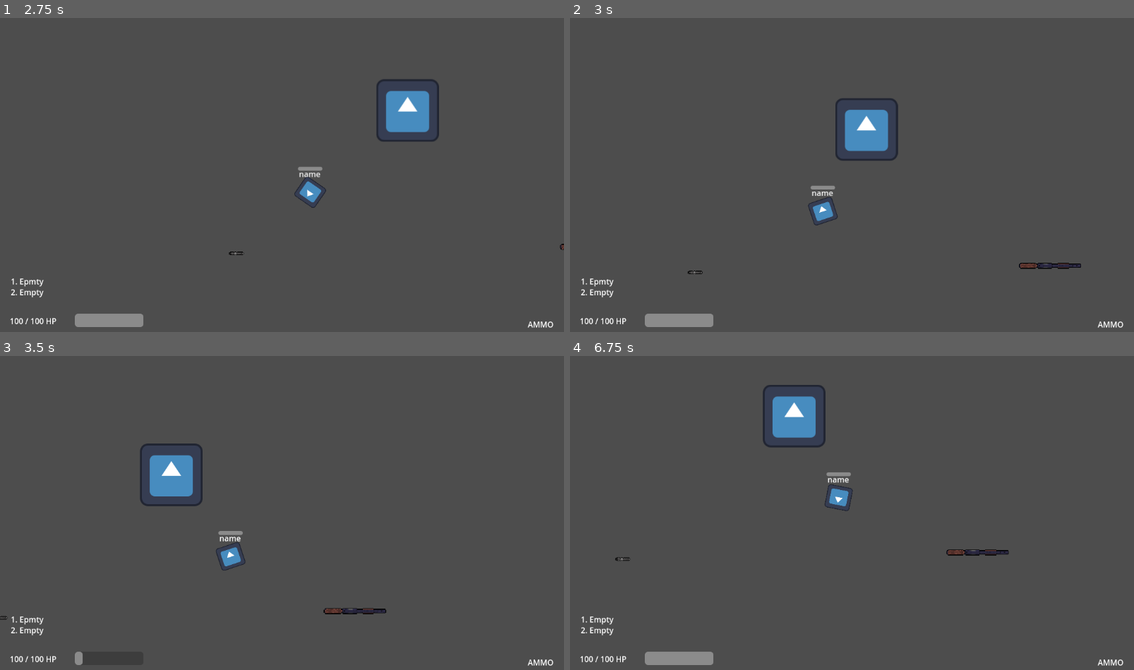
Above: before the commit, frames 1-4 (two rows, left to right).
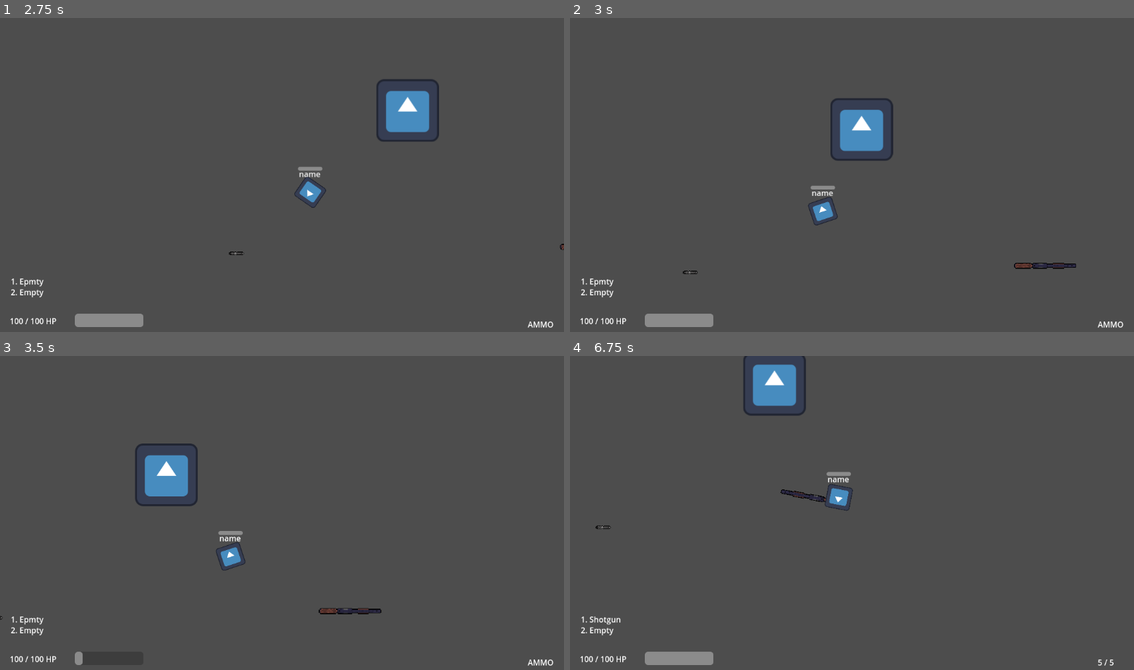
Above: after the commit, the same moments.

Repository: filipjaruska/mtds
Game: Godot game, scene res://nodes/menu/main.tscn
The game is run twice, just before and just after one commit, with the same random seed, the same clock (stepped at 60 frames per second) and the same inputs. The engine's default icon, where the game draws it, is replaced by a stand-in: a white triangle on a blue panel in a dark square.
Inputs (mouse positions are in pixels of both pictures, inside the frame that each line leads up to):
- Up to frame 1 (2.75 s): click "Start" at 0.5 s; click "Host" at 1.25 s; click "Start" at 2 s
- Up to frame 2 (3 s): tap Enter at 2.75 s; move the mouse to (976, 159) at 2.77 s; hold Right (ui_right) from 2.78 s (still down); tap Shift (dash) at 2.85 s; click (976, 159) at 2.92 s
- Up to frame 3 (3.5 s): keep holding Right (ui_right)
- Up to frame 4 (6.75 s): move the mouse to (739, 528) at 3.52 s; release Right (ui_right) at 3.53 s; hold Down (ui_down) 3.53-4.28 s; tap Shift (dash) at 3.6, 4.55, 5.3, 6.05 s; move the mouse to (908, 443) at 4.27 s; hold Right (ui_right) 4.28-5.03 s; tap E (interact) at 4.35, 5 s; move the mouse to (823, 578) at 5.02 s; hold Up (ui_up) 5.03-5.78 s; click (823, 578) at 5.1 s; move the mouse to (1021, 563) at 5.77 s; hold Left (ui_left) from 5.78 s (still down); tap Q (switch_weapon) at 5.85 s; move the mouse to (682, 465) at 6.52 s; tap 1 (switch_weapon_1) at 6.6 s

Frame 1 is identical in both runs. In frame 2, 0.8% of the frame differs, in the area x 19-91%, y 25-82%; in frame 3, 0.7%; in frame 4, 2.7%, in the area x 3-99%, y 0-99%.

Commit message:
Refactor player.g for state management

Diff:
--- a/scripts/player.gd
+++ b/scripts/player.gd
@@ -4,27 +4,33 @@
 @onready var camera2d = $Camera2D
 @onready var dash_cooldown_indicator = $Camera2D/UI/DashCooldownIndicator
 
-# Movement speeds
+@export_group("Movement")
 @export var normal_speed: float = 200.0 # pixels per second
 @export var dash_speed: float = 800.0 # pixels per second
 @export var crouch_speed: float = 100.0 # pixels per second
 
-# Dash settings
+@export_group("Dash Settings")
 @export var dash_duration: float = 0.3 # seconds
 @export var dash_cooldown: float = 3500.0 # milliseconds
 
-# Camera settings
+@export_group("Camera Settings")
 @export var camera_lookahead_distance: float = 175.0 # pixels
 @export var offset_disable_threshold: float = 200.0 # pixels
 @export var camera_transition_speed: float = 5.0 # interpolation factor
 @export var camera_zoom_out_factor: float = 0.7 # zoom factor when crouching
 @export var camera_zoom_transition_speed: float = 2.0 # zoom transition speed
 
+enum PlayerState {
+	NORMAL,
+	DASHING,
+	CROUCHING
+}
+
+var current_state: PlayerState = PlayerState.NORMAL
 var current_speed: float
 var last_dash_time: float = 0
-var is_dashing: bool = false
-var is_crouching: bool = false
 var dash_direction: Vector2 = Vector2.ZERO
+var dash_timer: SceneTreeTimer = null
 
 func _ready():
 	current_speed = normal_speed
@@ -40,9 +46,8 @@
 	dash_cooldown_indicator.visible = is_authority
 
 func _process(delta):
-	handle_movement()
-	handle_dashing()
-	handle_crouching(delta)
+	check_state_transitions()
+	process_current_state(delta)
 	weapon_manager._process(delta)
 	update_camera_offset(delta)
 	update_dash_cooldown_indicator()
@@ -52,35 +57,79 @@
 		var direction: Vector2 = InputManager.get_aim_direction(global_position)
 		$Node2D.rotation = direction.angle()
 
-func handle_movement():
-	if not is_dashing:
-		var input_vector: Vector2 = InputManager.get_movement_vector() * current_speed
-		velocity = input_vector
-		move_and_slide()
+func check_state_transitions():
+	if $MultiplayerSynchronizer.get_multiplayer_authority() != multiplayer.get_unique_id():
+		return
 
-func handle_dashing():
-	if InputManager.is_dash_pressed() and not is_dashing and not is_crouching and (Time.get_ticks_msec() - last_dash_time) >= dash_cooldown:
-		is_dashing = true
-		current_speed = dash_speed
-		dash_direction = InputManager.get_movement_vector()
-		await get_tree().create_timer(dash_duration).timeout
-		is_dashing = false
-		current_speed = normal_speed
-		last_dash_time = Time.get_ticks_msec()
+	match current_state:
+		PlayerState.NORMAL:
+			if InputManager.is_dash_pressed() and (Time.get_ticks_msec() - last_dash_time) >= dash_cooldown:
+				change_state(PlayerState.DASHING)
+			elif InputManager.is_crouch_pressed():
+				change_state(PlayerState.CROUCHING)
 
-	if is_dashing:
-		velocity = dash_direction * dash_speed
-		move_and_slide()
+		PlayerState.CROUCHING:
+			if not InputManager.is_crouch_pressed():
+				change_state(PlayerState.NORMAL)
 
-func handle_crouching(delta):
-	if InputManager.is_crouch_pressed():
-		is_crouching = true
-		current_speed = crouch_speed
-		camera2d.zoom = camera2d.zoom.lerp(Vector2(camera_zoom_out_factor, camera_zoom_out_factor), camera_zoom_transition_speed * delta)
-	else:
-		is_crouching = false
-		current_speed = normal_speed
-		camera2d.zoom = camera2d.zoom.lerp(Vector2(1, 1), camera_zoom_transition_speed * delta)
+func process_current_state(delta):
+	match current_state:
+		PlayerState.NORMAL:
+			process_normal_state()
+
+		PlayerState.DASHING:
+			process_dashing_state()
+
+		PlayerState.CROUCHING:
+			process_crouching_state()
+
+	update_camera_zoom(delta)
+
+func change_state(new_state: PlayerState):
+	match current_state:
+		PlayerState.DASHING:
+			if dash_timer and dash_timer.time_left > 0:
+				dash_timer.timeout.disconnect(_on_dash_timer_timeout)
+			last_dash_time = Time.get_ticks_msec()
+
+	current_state = new_state
+
+	match new_state:
+		PlayerState.NORMAL:
+			current_speed = normal_speed
+
+		PlayerState.DASHING:
+			current_speed = dash_speed
+			dash_direction = InputManager.get_movement_vector()
+			dash_timer = get_tree().create_timer(dash_duration)
+			dash_timer.timeout.connect(_on_dash_timer_timeout)
+
+		PlayerState.CROUCHING:
+			current_speed = crouch_speed
+
+func process_normal_state():
+	var input_vector: Vector2 = InputManager.get_movement_vector() * current_speed
+	velocity = input_vector
+	move_and_slide()
+
+func process_dashing_state():
+	velocity = dash_direction * dash_speed
+	move_and_slide()
+
+func process_crouching_state():
+	var input_vector: Vector2 = InputManager.get_movement_vector() * current_speed
+	velocity = input_vector
+	move_and_slide()
+
+func _on_dash_timer_timeout():
+	change_state(PlayerState.NORMAL)
+
+func update_camera_zoom(delta):
+	var target_zoom = Vector2(1, 1)
+	if current_state == PlayerState.CROUCHING:
+		target_zoom = Vector2(camera_zoom_out_factor, camera_zoom_out_factor)
+
+	camera2d.zoom = camera2d.zoom.lerp(target_zoom, camera_zoom_transition_speed * delta)
 
 func update_camera_offset(delta):
 	var mouse_position: Vector2 = InputManager.get_global_mouse_position()
